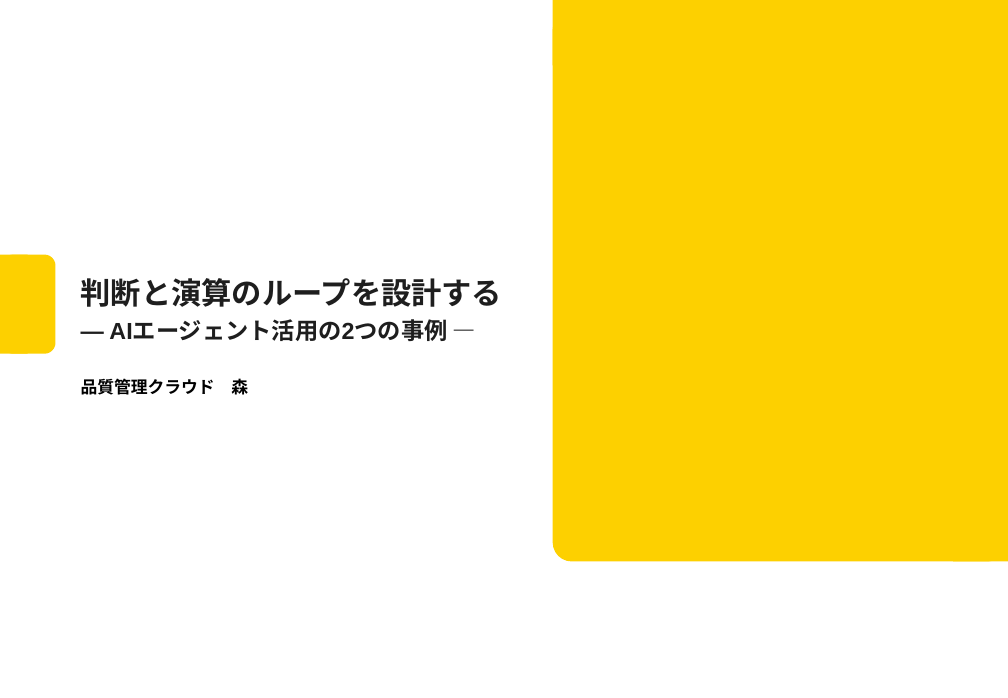
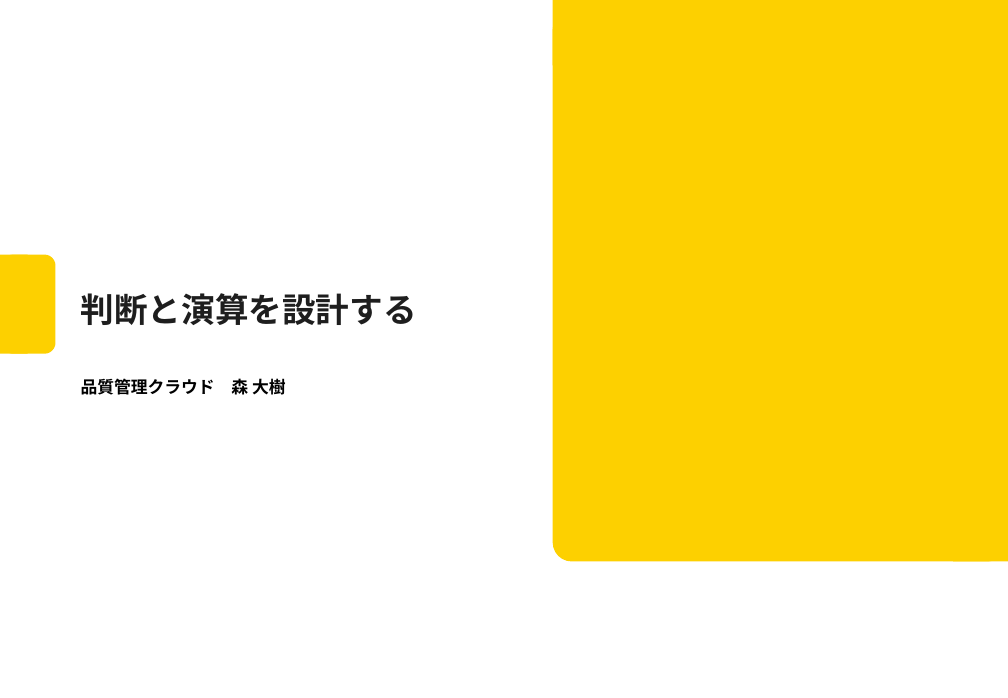
Before and after one commit to Mori-Taiki/Presentation, a slide deck: slide 1 of TechMeeting202604/techmeeting20260406.pptx. Drawn at 1008x698 pixels with LibreOffice and Linux fonts; fonts in the diff are those of the drawing; background and template pictures are left out. Boxes give left, top, right and bottom in pixels: in the first picture for what was removed or moved away, otherwise in the second. Text is boxed around its words. In the diff, an @@ line names an element or a change of style, - is before the commit and + after.

```diff
--- a/TechMeeting202604/techmeeting20260406.pptx
+++ b/TechMeeting202604/techmeeting20260406.pptx
@@ title at (81, 293, 417, 325): text changed; size 18 to 26 pt @@
-判断と演算のループを設計する
-— AIエージェント活用の2つの事例 —
+判断と演算を設計する
@@ subtitle at (81, 378, 286, 395): text changed @@
-品質管理クラウド 森
+品質管理クラウド 森 大樹
```
Also in this commit, not shown: 12 other slides changed, 1 slide removed.
